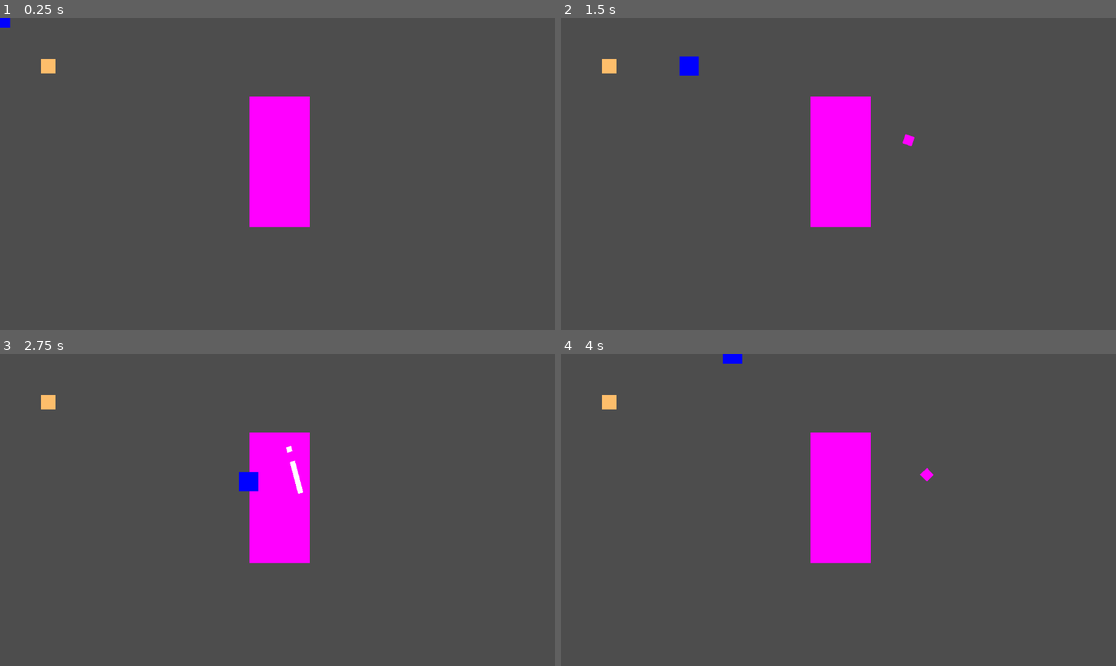
Above: before the commit, frames 1-4 (two rows, left to right).
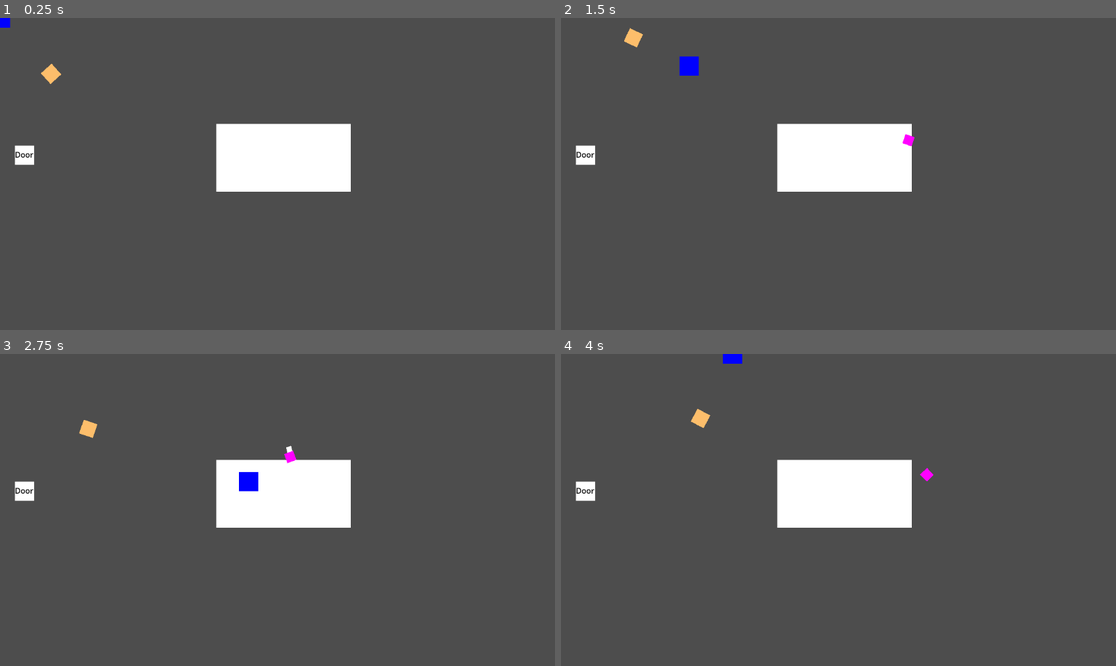
Above: after the commit, the same moments.

Repository: FlashBash21/9Lives
Game: Godot game, scene res://Scenes/Areas/world_manager.tscn
Two runs of this game, one before a commit and one after it. Both use one fixed random seed, a clock stepped at 60 frames per second and the inputs below.
Inputs (mouse positions are in pixels of both pictures, inside the frame that each line leads up to):
- Up to frame 1 (0.25 s): no input
- Up to frame 2 (1.5 s): tap Enter (ui_accept) at 0.5, 0.77 s; move the mouse to (960, 158) at 0.52 s; press the mouse at (960, 158) at 0.53 s; hold D (move_right) 0.53-1.28 s; tap Space (dash) at 0.8, 1.35 s; move the mouse to (727, 189) at 1.27 s; release the mouse at (727, 189) at 1.28 s; hold S (move_down) from 1.28 s (still down)
- Up to frame 3 (2.75 s): tap Enter (ui_accept) at 1.52 s; click (166, 525) at 1.55 s; move the mouse to (333, 441) at 2.02 s; release S (move_down) at 2.03 s; press the mouse at (333, 441) at 2.03 s; hold D (move_right) from 2.03 s (still down); tap Space (dash) at 2.3 s
- Up to frame 4 (4 s): move the mouse to (810, 572) at 2.77 s; release D (move_right) at 2.78 s; release the mouse at (810, 572) at 2.78 s; hold W (move_up) 2.78-3.53 s; tap Space (dash) at 2.85, 3.8 s; tap Enter (ui_accept) at 3.02, 3.77 s; click (810, 572) at 3.05 s; move the mouse to (1005, 556) at 3.52 s; press the mouse at (1005, 556) at 3.53 s; hold A (move_left) from 3.53 s (still down)

The runs differ from the first frame. In frame 1, 7.9% of the frame differs, in the area x 2-64%, y 13-68%; in frame 2, 7.9%; in frame 3, 7.6%; in frame 4, 8.0%.

Commit message:
enemy attack and tracking to player
work in progress
- punch ability, enemy attacks when they touch the player but the ability won't trigger on the first room
- vision ability, enemy tracks towards the player if they are in range but it slightly slingshots around the player

Diff:
--- a/Scenes/Abilities/melee_ability.tscn
+++ b/Scenes/Abilities/melee_ability.tscn
@@ -56,6 +56,7 @@
 script = ExtResource("1_l4qig")
 
 [node name="ColorRect" type="ColorRect" parent="."]
+visible = false
 offset_left = -6.0
 offset_top = -49.0
 offset_right = 5.0
@@ -65,6 +66,7 @@
 position = Vector2(6, 49)
 collision_layer = 0
 collision_mask = 4
+monitoring = false
 
 [node name="CollisionShape2D" type="CollisionShape2D" parent="ColorRect/Area2D"]
 shape = SubResource("RectangleShape2D_486gx")
--- a/Scenes/Abilities/punch_ability.tscn
+++ b/Scenes/Abilities/punch_ability.tscn
@@ -1,14 +1,54 @@
-[gd_scene load_steps=3 format=3 uid="uid://kuohfwx8v133"]
+[gd_scene load_steps=5 format=3 uid="uid://kuohfwx8v133"]
 
 [ext_resource type="Script" path="res://Scripts/Abilities/punch_ability.gd" id="1_1fwv1"]
 
-[sub_resource type="CircleShape2D" id="CircleShape2D_sjheu"]
+[sub_resource type="RectangleShape2D" id="RectangleShape2D_vrdqv"]
 
-[node name="PunchAbility" type="RigidBody2D"]
+[sub_resource type="Animation" id="Animation_totgt"]
+resource_name = "new_animation"
+tracks/0/type = "value"
+tracks/0/imported = false
+tracks/0/enabled = true
+tracks/0/path = NodePath("Area2D:monitoring")
+tracks/0/interp = 1
+tracks/0/loop_wrap = true
+tracks/0/keys = {
+"times": PackedFloat32Array(0, 0.5, 1),
+"transitions": PackedFloat32Array(1, 1, 1),
+"update": 1,
+"values": [true, true, false]
+}
+tracks/1/type = "method"
+tracks/1/imported = false
+tracks/1/enabled = true
+tracks/1/path = NodePath(".")
+tracks/1/interp = 1
+tracks/1/loop_wrap = true
+tracks/1/keys = {
+"times": PackedFloat32Array(0.5),
+"transitions": PackedFloat32Array(1),
+"values": [{
+"args": [],
+"method": &"clear_recent_hits"
+}]
+}
+
+[sub_resource type="AnimationLibrary" id="AnimationLibrary_j50md"]
+_data = {
+"new_animation": SubResource("Animation_totgt")
+}
+
+[node name="PunchAbility" type="Node2D"]
 script = ExtResource("1_1fwv1")
 
-[node name="CollisionShape2D" type="CollisionShape2D" parent="."]
-scale = Vector2(20, 20)
-shape = SubResource("CircleShape2D_sjheu")
+[node name="Area2D" type="Area2D" parent="."]
+collision_layer = 4
+monitoring = false
 
-[connection signal="body_entered" from="." to="." method="_on_body_entered"]
+[node name="CollisionShape2D" type="CollisionShape2D" parent="Area2D"]
+shape = SubResource("RectangleShape2D_vrdqv")
+
+[node name="AttackPlayer" type="AnimationPlayer" parent="."]
+libraries = {
+"": SubResource("AnimationLibrary_j50md")
+}
--- /dev/null
+++ b/Scenes/Abilities/vision_ability.gd
@@ -0,0 +1,49 @@
+extends Ability
+
+@onready var collision_area = $Area2D
+
+var target_location : Vector2
+var effector_groups := []
+var speed : int
+var entity : Entity
+
+func execute(args: Dictionary) -> void:
+	entity = args["entity"] as Entity
+	var effectors = args["effectors"] as Array[StringName]
+	var range = args["range"] as Vector2i
+	speed = args["speed"] as int
+
+	effector_groups = effectors
+
+	self.position = entity.position
+	self.scale = range
+
+	#spotted()
+	#moveTo()
+# Called when the node enters the scene tree for the first time.
+func _ready():
+	pass
+
+# Called every frame. 'delta' is the elapsed time since the previous frame.
+func _physics_process(delta: float) -> void:
+	spotted()
+	moveTo()
+
+
+func spotted():
+	var bodies = collision_area.get_overlapping_bodies() as Array[Entity]
+	for body in bodies:
+		for group in effector_groups:
+			if body.is_in_group(group):
+					target_location = (body.position)
+					#print(target_location)
+					break
+			else: target_location = self.position
+
+func moveTo():
+	entity.look_at(target_location)
+	var direction = entity.position.direction_to(to_global(target_location))
+	var distance = entity.position.distance_to(target_location)
+	entity.velocity = direction * speed
+	if (distance > 10):
+		entity.move_and_slide()
--- /dev/null
+++ b/Scenes/Abilities/vision_ability.tscn
@@ -0,0 +1,13 @@
+[gd_scene load_steps=3 format=3 uid="uid://diocdqv1tbrcr"]
+
+[ext_resource type="Script" path="res://Scenes/Abilities/vision_ability.gd" id="1_h6csa"]
+
+[sub_resource type="CircleShape2D" id="CircleShape2D_totjn"]
+
+[node name="VisionAbility" type="Node2D"]
+script = ExtResource("1_h6csa")
+
+[node name="Area2D" type="Area2D" parent="."]
+
+[node name="CollisionShape2D" type="CollisionShape2D" parent="Area2D"]
+shape = SubResource("CircleShape2D_totjn")
--- a/Scenes/Entites/player.tscn
+++ b/Scenes/Entites/player.tscn
@@ -3,8 +3,9 @@
 [ext_resource type="Script" path="res://Scripts/Entities/player.gd" id="1_mqpro"]
 
 [sub_resource type="RectangleShape2D" id="RectangleShape2D_ouw1c"]
+size = Vector2(40, 40)
 
-[node name="Player" type="CharacterBody2D" groups=["player"]]
+[node name="Player" type="CharacterBody2D"]
 collision_mask = 8
 script = ExtResource("1_mqpro")
 
@@ -16,4 +17,5 @@
 color = Color(0, 0, 1, 1)
 
 [node name="Hurtbox" type="CollisionShape2D" parent="."]
+position = Vector2(1, 0)
 shape = SubResource("RectangleShape2D_ouw1c")
--- a/Scripts/Abilities/melee_ability.gd
+++ b/Scripts/Abilities/melee_ability.gd
@@ -38,8 +38,10 @@
 	hit_entities_in_range()
 
 
+
 func _on_attack_player_animation_finished(anim_name):
 	local_cooldown = cd
+
 
 func hit_entities_in_range() -> void:
 	if !collision_area.monitoring:
@@ -51,7 +53,7 @@
 			for group in effector_groups:
 				if body.is_in_group(group):
 					body.apply_damage(5)
-					print("hit")
+					print("melee hit")
 					break
 
 func clear_recent_hits() -> void:
--- a/Scripts/Abilities/projectile_ability.tres.gd
+++ b/Scripts/Abilities/projectile_ability.tres.gd
@@ -34,6 +34,7 @@
 			for group in effector_groups:
 				if collider.is_in_group(group):
 						collider.apply_damage(damage)
+						print("projectile hit")
 						p.queue_free()
 						projectiles.erase(i)
 				p.add_collision_exception_with(collider)
--- a/Scripts/Abilities/punch_ability.gd
+++ b/Scripts/Abilities/punch_ability.gd
@@ -1,21 +1,45 @@
 extends Ability
 
-var damage : int
+@onready var collision_area = $Area2D
+@onready var attack_player = $AttackPlayer
+
+var effector_groups := []
+var recent_hits := []
+var attack_multi := 1.0
+var damage: int
+
+
 
 func execute(args: Dictionary) -> void:
 	var entity = args["entity"] as Entity
-	local_cooldown = args["cooldown"] as float
-	var damage = args["damage"] as int
+	damage = args["damage"] as int
+	var effectors = args["effectors"] as Array[StringName]
+	attack_multi = args["attack_rate"] as float
+
+	effector_groups = effectors
+	self.position = entity.position
+	self.scale = entity.scale
+	attack_player.speed_scale = attack_multi
 
 
-
-func _ready():
-	pass # Replace with function body.
-
 func _process(delta):
-	pass
+	attack_player.play("new_animation", -1, 1)
+	hit_entities_in_range()
 
 
-func _on_body_entered(body):
-	print(damage)
-	body.apply_damage(damage)
+func hit_entities_in_range() -> void:
+	if !collision_area.monitoring:
+		return
+	var bodies = collision_area.get_overlapping_bodies() as Array[Entity]
+	for body in bodies:
+		if !recent_hits.has(body):
+			recent_hits.append(body)
+			for group in effector_groups:
+				if body.is_in_group(group):
+					body.apply_damage(5)
+					print("punch hit")
+					break
+
+
+func clear_recent_hits() -> void:
+	recent_hits = []
--- a/Scripts/Entities/player.gd
+++ b/Scripts/Entities/player.gd
@@ -9,8 +9,9 @@
 
 func _ready() -> void:
 	#setup local vars
+	self.hp = 15
 	self.speed = 300
-
+	add_to_group("Player")
 	print_ability.execute({})
 
 func _physics_process(delta: float) -> void:
--- a/Scripts/Entities/test_enemy.gd
+++ b/Scripts/Entities/test_enemy.gd
@@ -2,18 +2,26 @@
 class_name Enemy
 
 
-var punch := load_ability("punch")
+var punch_ability := load_ability("punch")
+var vision_ability := load_ability("vision")
 # Called when the node enters the scene tree for the first time.
 func _ready():
 	self.hp = 15
-	punch.execute({"entity" = self, "cooldown" = 1, "damage" = 5 })
 	add_to_group("Enemy")
+	punch_ability.execute({"entity" = self,
+					"attack_rate" = .5,
+					"damage" = 5,
+					"effectors" = ["Player"]})
 
-
+	vision_ability.execute(({"entity" = self,
+						"effectors" = ["Player"],
+						"range" = self.scale * 100,
+						"speed" = 100}))
 
 # Called every frame. 'delta' is the elapsed time since the previous frame.
-func _process(delta):
+func _physics_process(delta: float) -> void:
 	pass
+
 
 
 
